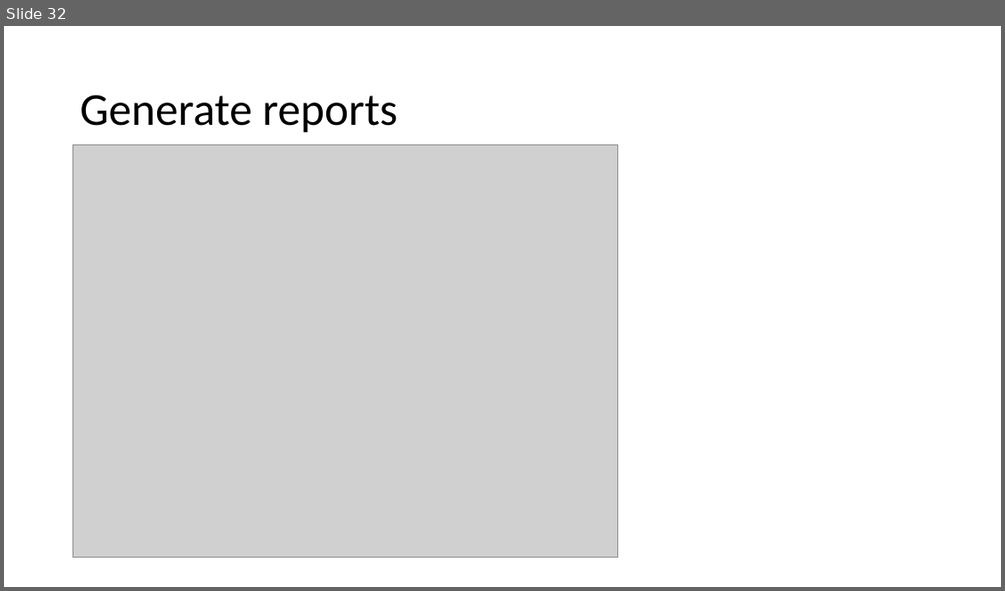
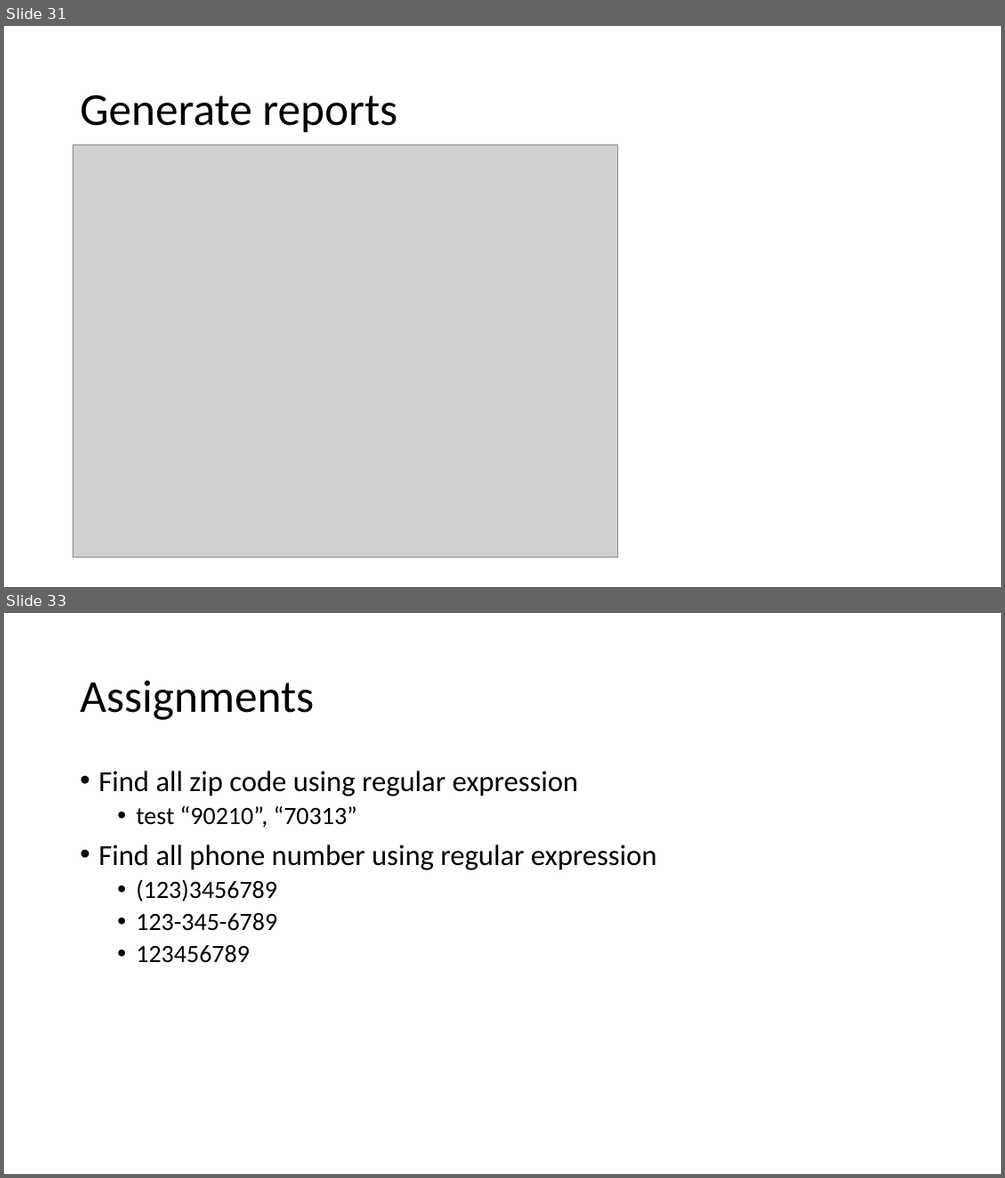
Before and after one commit to frankwxu/digital-forensics-lab, a slide deck: Basic_Computer_Skills_for_Forensics/5_Introduction_to_digital_forensics.pptx. Shown one above the other, each under a label of ours: slide 32 before the commit, slides 31 and 33 after it; the slides between them are not shown. The pictures are 1005x591 and 1005x1178 pixels, drawn with LibreOffice and Linux fonts; fonts in the diff are those of the drawing; grey boxes stand for pictures; background and template pictures are left out. Boxes give left, top, right and bottom in pixels: in the first picture for what was removed or moved away, otherwise in the second. Text is boxed around its words. In the diff, an @@ line names an element or a change of style, - is before the commit and + after.

```diff
--- a/Basic_Computer_Skills_for_Forensics/5_Introduction_to_digital_forensics.pptx
+++ b/Basic_Computer_Skills_for_Forensics/5_Introduction_to_digital_forensics.pptx
@@ slide 33 added at <box>4,613,1001,1174</box>, background #FFFFFF @@
@@ title added at <box>80,680,314,720</box>, 44 pt, text #000000 @@
+Assignments
@@ text added at <box>98,771,657,963</box>, 28 pt, text #000000 @@
+• Find all zip code using regular expression
+  • test “90210”, “70313”
+• Find all phone number using regular expression
+  • (123)3456789
+  • 123-345-6789
+  • 123456789
@@ what was slide 32 is now slide 31 @@
```
Also in this commit, not shown: 8 slides changed, 9 other files.
